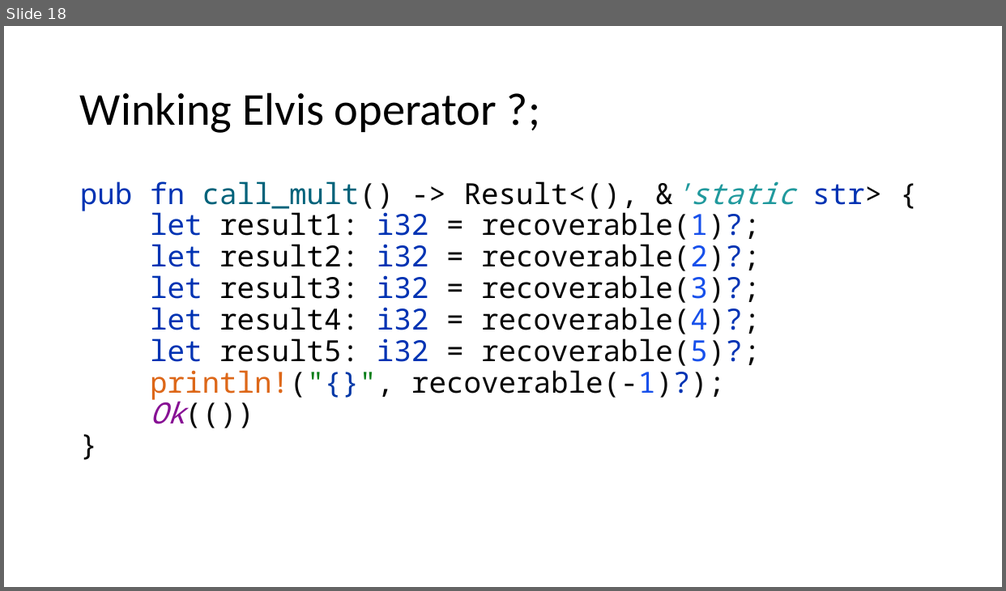
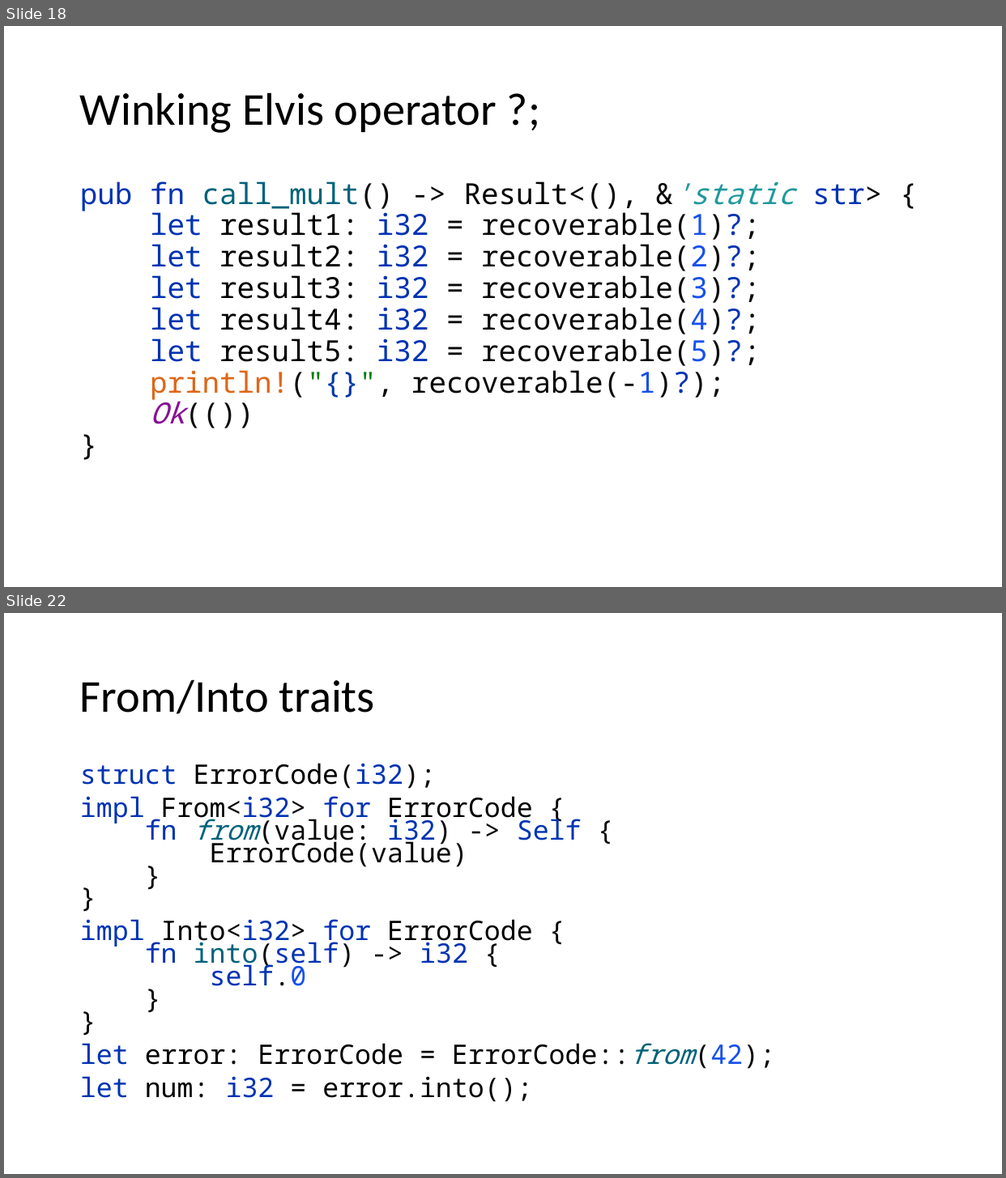
Before and after one commit to kugushev/course-rust-basics, a slide deck: src/10-Advanced/10-Advanced.pptx. Shown one above the other, each under a label of ours: slide 18 before the commit, slides 18 and 22 after it; the slides between them are not shown. The pictures are 1006x591 and 1006x1178 pixels, drawn with LibreOffice and Linux fonts; fonts in the diff are those of the drawing. Boxes give left, top, right and bottom in pixels: in the first picture for what was removed or moved away, otherwise in the second. Text is boxed around its words. In the diff, an @@ line names an element or a change of style, - is before the commit and + after.

```diff
--- a/src/10-Advanced/10-Advanced.pptx
+++ b/src/10-Advanced/10-Advanced.pptx
@@ slide 22 added at bbox=[4, 613, 1002, 1174], background #FFFFFF @@
@@ title added at bbox=[80, 679, 375, 714], 44 pt, text #000000 @@
+From/Into traits
@@ text added at bbox=[80, 763, 775, 1102], 25.9 pt, text #000000 @@
+struct ErrorCode(i32);
+impl From<i32> for ErrorCode {
+fn from(value: i32) -> Self {
+ErrorCode(value)
+}
+}
+impl Into<i32> for ErrorCode {
+fn into(self) -> i32 {
+self.0
+}
+}
+let error: ErrorCode = ErrorCode::from(42);
+let num: i32 = error.into();
```
Also in this commit, not shown: 27 other slides added, 1 slide removed, 2 other files.
